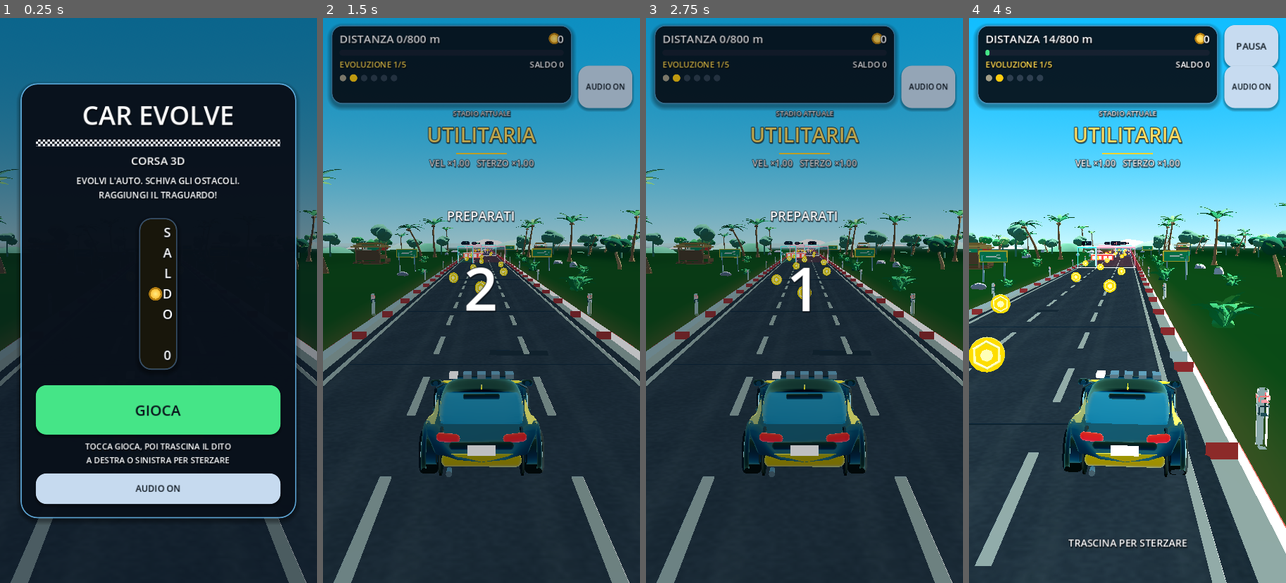
Above: before the commit, frames 1-4 (left to right).
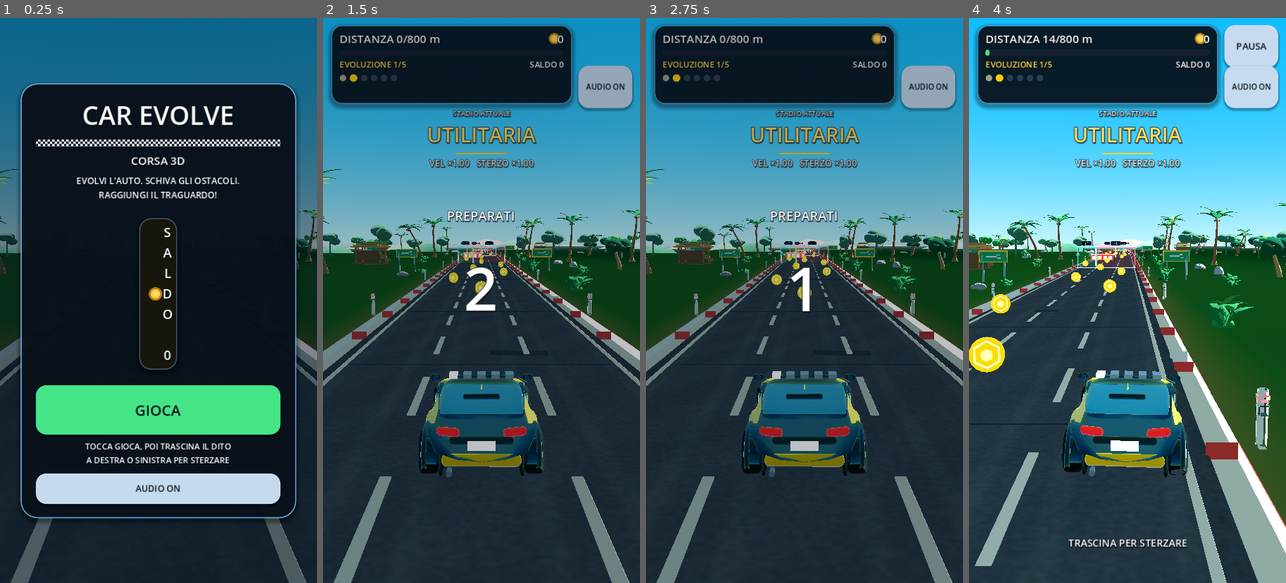
Above: after the commit, the same moments.

Repository: wraixxfn-create/GiocoMobile
Game: Godot game, scene res://scenes/Main.tscn
Two runs of this game, one before a commit and one after it. Both use one fixed random seed, a clock stepped at 60 frames per second and the inputs below.
Inputs (mouse positions are in pixels of both pictures, inside the frame that each line leads up to):
- Up to frame 1 (0.25 s): no input
- Up to frame 2 (1.5 s): click "GIOCA" at 0.5 s; click "AUDIO ON" at 1.25 s
- Up to frame 3 (2.75 s): tap Enter at 2 s; move the mouse to (874, 272) at 2.02 s; hold Right (ui_right) from 2.03 s (still down); tap 1 at 2.1 s; click (874, 272) at 2.17 s
- Up to frame 4 (4 s): release Right (ui_right) at 2.75 s; drag from (1064, 328) to (1111, 413) at 2.77 s; move the mouse to (1159, 176) at 3.52 s; hold Right (ui_right) from 3.53 s (still down); tap 3 at 3.6 s

The runs differ from the first frame. In frame 2, 1.9% of the frame differs, in the area x 32-68%, y 63-78%; in frame 3, 1.9%; in frame 4, 2.0%, in the area x 32-68%, y 62-78%.

Commit message:
art: linea di cintura più alta, più lamiera gialla e finestrini più bassi
Co-authored-by: arena-agent <297053741+arena-agent@users.noreply.github.com>

Diff:
--- a/scripts/player/CarModelBuilder.gd
+++ b/scripts/player/CarModelBuilder.gd
@@ -111,7 +111,7 @@
 
 static func _blueprint_for(silhouette: int) -> Dictionary:
 	var bp := {
-		"belt_f": 0.71,
+		"belt_f": 0.80,
 		"sill_drop": 0.085,
 		"body_top": [
 			Vector2(0.00, 0.66), Vector2(0.05, 0.77), Vector2(0.14, 0.91),
@@ -134,7 +134,7 @@
 			Vector2(0.00, 0.80), Vector2(0.20, 0.84), Vector2(0.55, 0.85),
 			Vector2(0.85, 0.82), Vector2(1.00, 0.77),
 		],
-		"glass_bottom_f": 0.84,
+		"glass_bottom_f": 0.92,
 		"pillars_b": Vector2(0.46, 0.53),
 		"pillars_c": Vector2(0.80, 0.95),
 		"roof_split": 0.62,
Binary file added: docs/screenshots/_tmp/line_zoom.png
Binary file added: docs/screenshots/_tmp/line_zoom2.png
